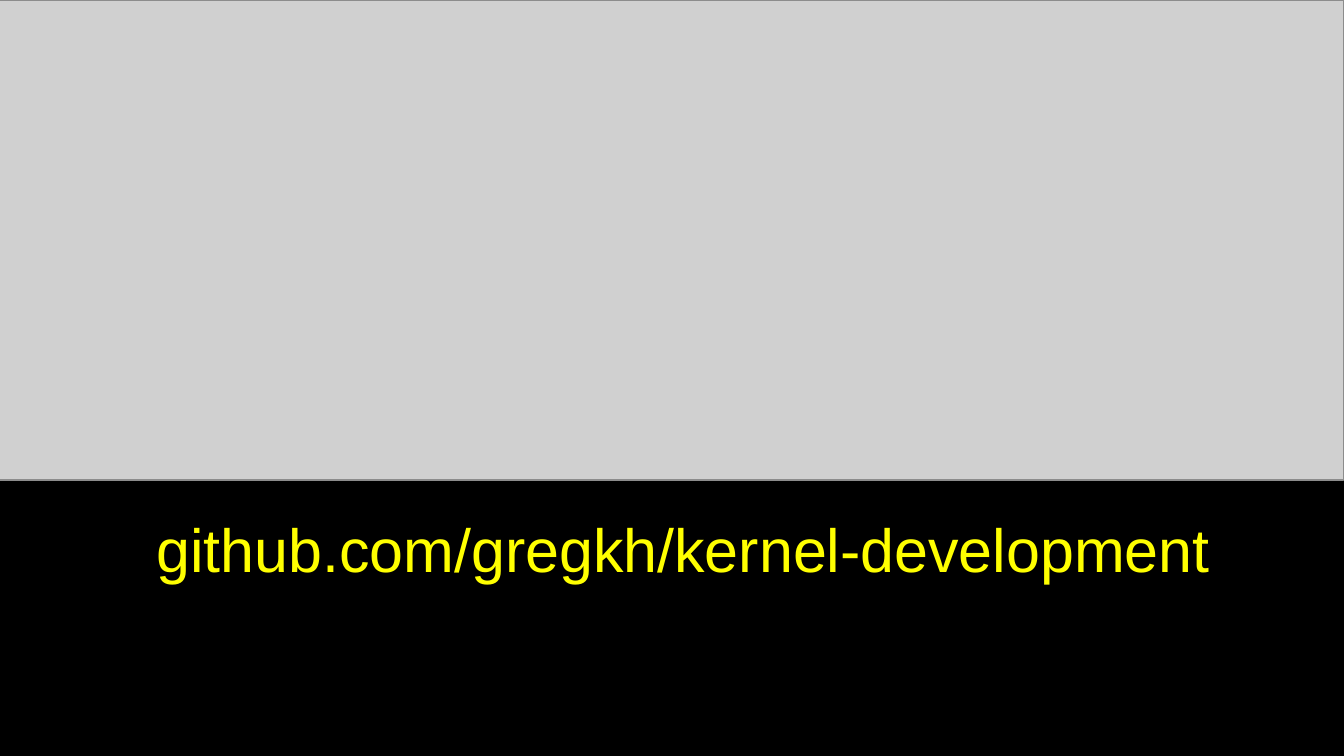
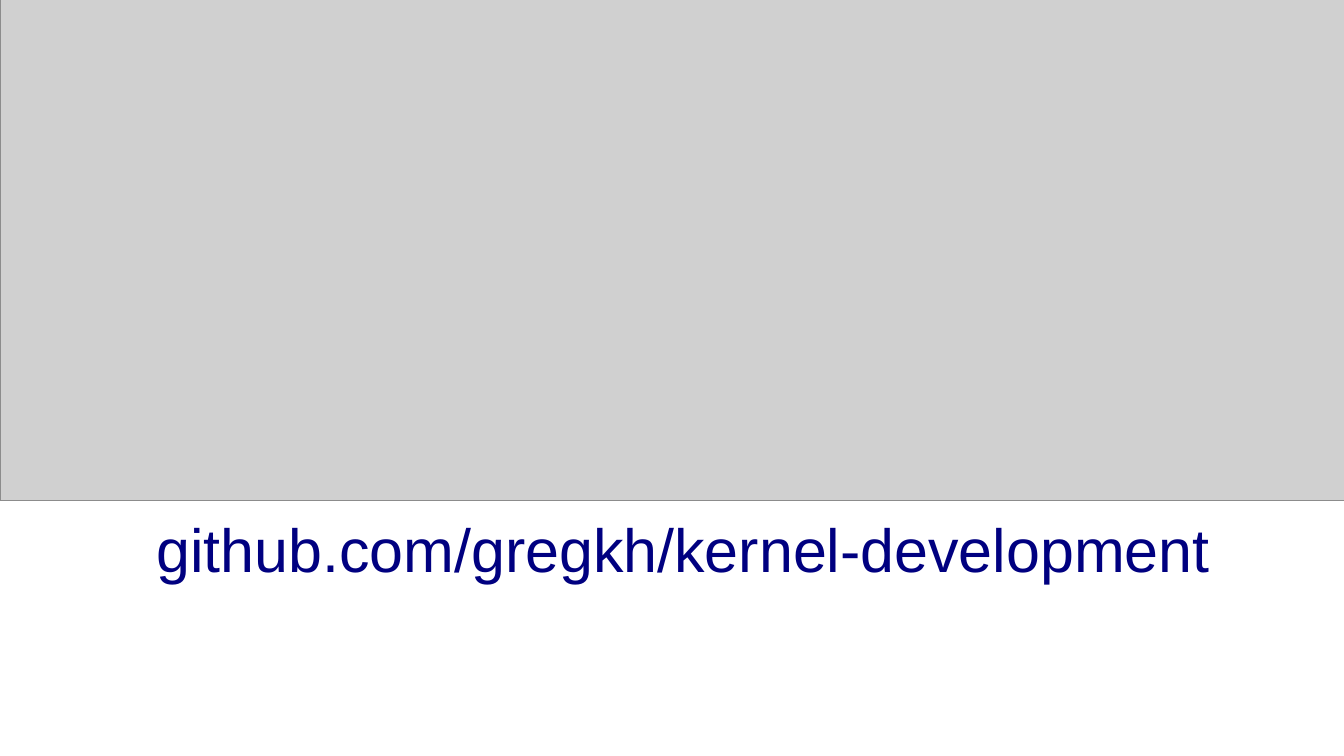
Before and after one commit to gregkh/kernel-development, a slide deck: slide 22 of kernel-development-16x9.odp (slide 13 before the commit). Drawn at 1344x756 pixels with LibreOffice and Linux fonts; fonts in the diff are those of the drawing; grey boxes stand for pictures. Boxes give left, top, right and bottom in pixels: in the first picture for what was removed or moved away, otherwise in the second. Text is boxed around its words. In the diff, an @@ line names an element or a change of style, - is before the commit and + after.

```diff
--- a/kernel-development-16x9.odp
+++ b/kernel-development-16x9.odp
@@ picture: place and size @@
-picture at bbox=[0, 0, 1344, 481]
+picture at bbox=[0, 0, 1344, 501]
@@ rectangle removed at bbox=[0, 0, 1344, 756] @@
@@ text "github.com/gregkh/kernel-development" at bbox=[156, 527, 1209, 583]: text colour #FFFF00 to #000080 @@
```
Also in this commit, not shown: 3 other slides changed, 12 slides added, 2 slides removed, 2 other files.
